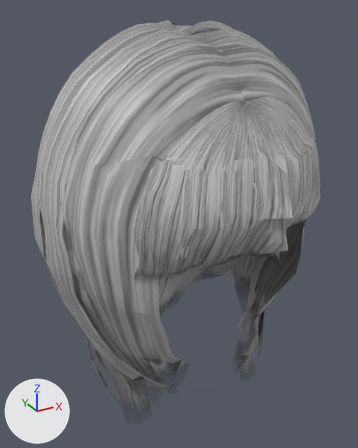
An edit to the glTF model public/models/hair_short04.glb, drawn before and after from the same camera.
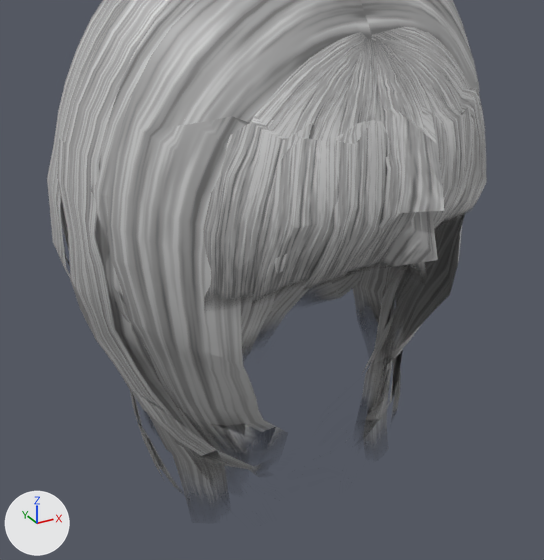
The first picture shows the older version from a camera (50 mm lens) standing at (-0.165, -0.305, 0.154) and looking at (-0.003, -0.01, 0.007). The close-ups show the older and then the newer version on the part from 0% to 100% of the width and 18% to 100% of the height of that picture. Only the edits that show in the close-ups are written down. Every picture has the same lights, and +X, +Y and +Z are marked at lower left. Vertices at exactly the same position are counted once.

Names of what the first close-up shows: 'hair_short04'.
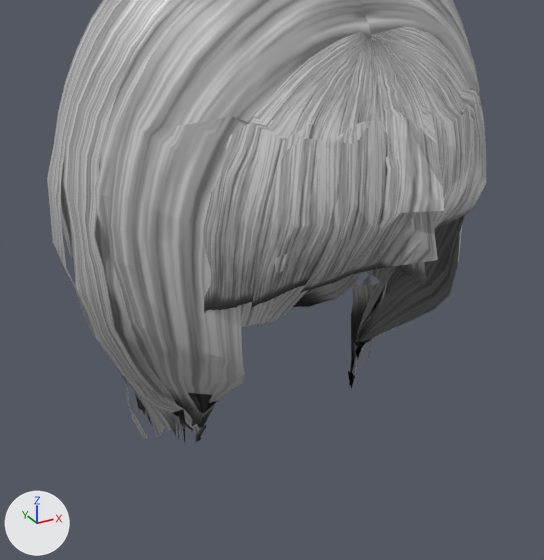
Changed parts and their boxes [x1, y1, x2, y2] in the close-ups (544 x 560 px):
'hair_short04', reshaped: before [47, 0, 487, 504]; after [47, 0, 487, 442]
part 1 of me_hair_short04, deleted: before [57, 139, 443, 478]
part 2 of me_hair_short04, cut back: before [84, 231, 452, 504]; after [84, 230, 452, 442]
part 3 of me_hair_short04, deleted: before [241, 315, 285, 351]
part 4 of me_hair_short04, edited (looks the same): [47, 0, 487, 367] in both

What changed in the scene script:
```text
Add mat_hair_short04_mat_1:
    mat_hair_short04_mat_1 = bpy.data.materials.new('hair_short04_mat')
    # uses the picture img_hair_short04_tex
Change me_hair_short04:
    used by ob_hair_short04; location = (0.0, 0.0, 0.0)
    remove me_hair_short04.from_pydata(...)  # 5362 vertices, 8398 faces; spans x -0.103..0.102, y -0.126..0.097, z -0.146..0.146
    add me_hair_short04.from_pydata(...)  # 4248 vertices, 6625 faces; spans x -0.103..0.102, y -0.126..0.097, z -0.115..0.146
    me_hair_short04 part 1: 7 loose pieces with 242 vertices, spanning x -0.103..0.097, y -0.054..0.036, z -0.112..0.068, are deleted
    me_hair_short04 part 2: 374 vertices moved from x -0.094..0.093, y -0.072..0.017, z -0.104..-0.026 to x -0.094..0.093, y -0.067..0.018, z -0.101..-0.026; 576 vertices removed from x -0.096..0.1, y -0.06..0.037, z -0.146..0.074; 73 vertices added at x -0.073..0.08, y -0.044..0.019, z -0.115..-0.053
    me_hair_short04 part 3: 369 vertices removed from x -0.049..0.047, y 0.063..0.089, z -0.145..-0.108
    me_hair_short04 part 4: 6487 faces spanning x -0.103..0.102, y -0.126..0.097, z -0.115..0.146 switch from mat_hair_short04_mat (picture img_hair_short04_tex) to mat_hair_short04_mat_1
```
